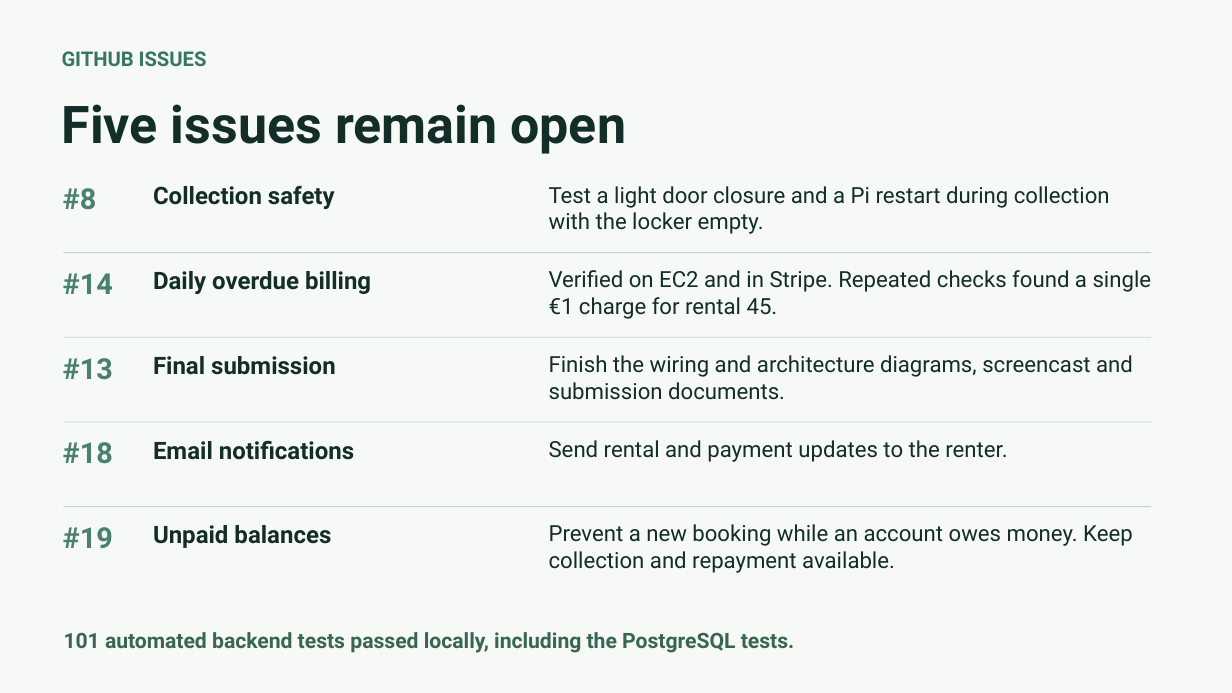
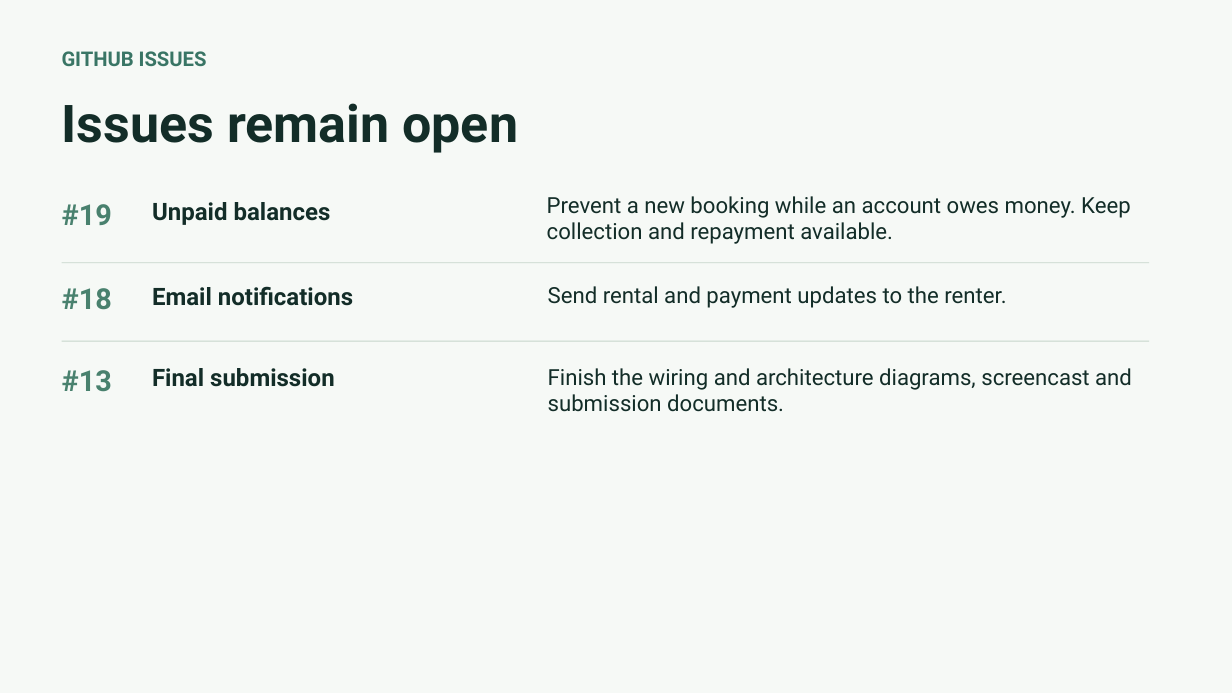
Before and after one commit to nikitsya/UniStow, a slide deck: slide 10 of docs/presentations/UniStow-Progress-Review-2026-11-11.pptx (slide 8 before the commit). Drawn at 1232x693 pixels with LibreOffice and Linux fonts; fonts in the diff are those of the drawing. Boxes give left, top, right and bottom in pixels: in the first picture for what was removed or moved away, otherwise in the second. Text is boxed around its words. In the diff, an @@ line names an element or a change of style, - is before the commit and + after.

Commit message:
Illustrate UniStow's architecture and canteen plan
Pair the campus canteen photograph with an AI visualisation to show
where the proposed lockers would sit.

Add an editable diagram tracing an open request from the student's
browser through FastAPI and Mosquitto on EC2 to the Raspberry Pi.
Show how the Pi reports door state over MQTT and sends heartbeats over
HTTPS, and where PostgreSQL and Stripe fit into the rental process.

Shorten the API, database, deployment and hardware slides. Focus the
issue summary on final submission, email notifications and unpaid
balances. Remove the collection safety and overdue billing entries
and the local test count from the review.

```diff
--- a/docs/presentations/UniStow-Progress-Review-2026-11-11.pptx
+++ b/docs/presentations/UniStow-Progress-Review-2026-11-11.pptx
@@ text at [62,103,518,153]: text changed @@
-Five issues remain open
+Issues remain open
@@ text "#19": place and size @@
-text "#19" at [63,527,113,548]
+text "#19" at [62,204,112,225]
@@ text removed at [63,188,97,210] @@
-#8
@@ text "Unpaid balances": place and size @@
-text "Unpaid balances" at [153,525,331,548]
+text "Unpaid balances" at [152,202,331,225]
@@ text removed at [153,185,335,209] @@
-Collection safety
@@ text "Prevent a new booking while ...": place and size @@
-text "Prevent a new booking while ..." at [549,524,1133,573]
+text "Prevent a new booking while ..." at [547,196,1131,244]
@@ text removed at [549,186,1110,234] @@
-Test a light door closure and a Pi restart during collection with the locker empty.
@@ rectangle: place and size @@
-rectangle at [64,421,1152,422]
+rectangle at [62,262,1150,263]
@@ rectangle removed at [64,252,1152,253] @@
@@ text removed at [63,273,113,294] @@
-#14
@@ 3 texts: place and size @@
-3 texts at [63,440,1007,464]
+3 texts at [62,286,1006,310]
@@ text removed at [153,271,371,294] @@
-Daily overdue billing
@@ text removed at [549,270,1152,319] @@
-Verified on EC2 and in Stripe. Repeated checks found a single €1 charge for rental 45.
@@ rectangle: place and size @@
-rectangle at [64,506,1152,507]
+rectangle at [62,341,1150,342]
@@ rectangle removed at [64,337,1152,338] @@
@@ 3 texts: place and size @@
-3 texts at [63,355,1133,400]
+3 texts at [62,368,1132,412]
@@ text removed at [64,632,795,653] @@
-101 automated backend tests passed locally, including the PostgreSQL tests.
```
Also in this commit, not shown: 5 other slides changed, 2 slides added.
